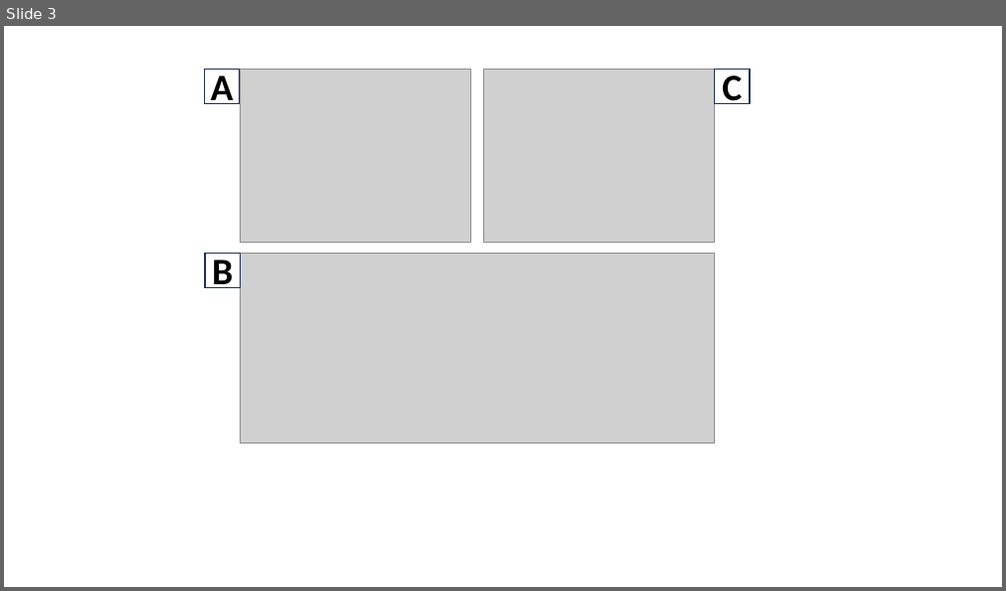
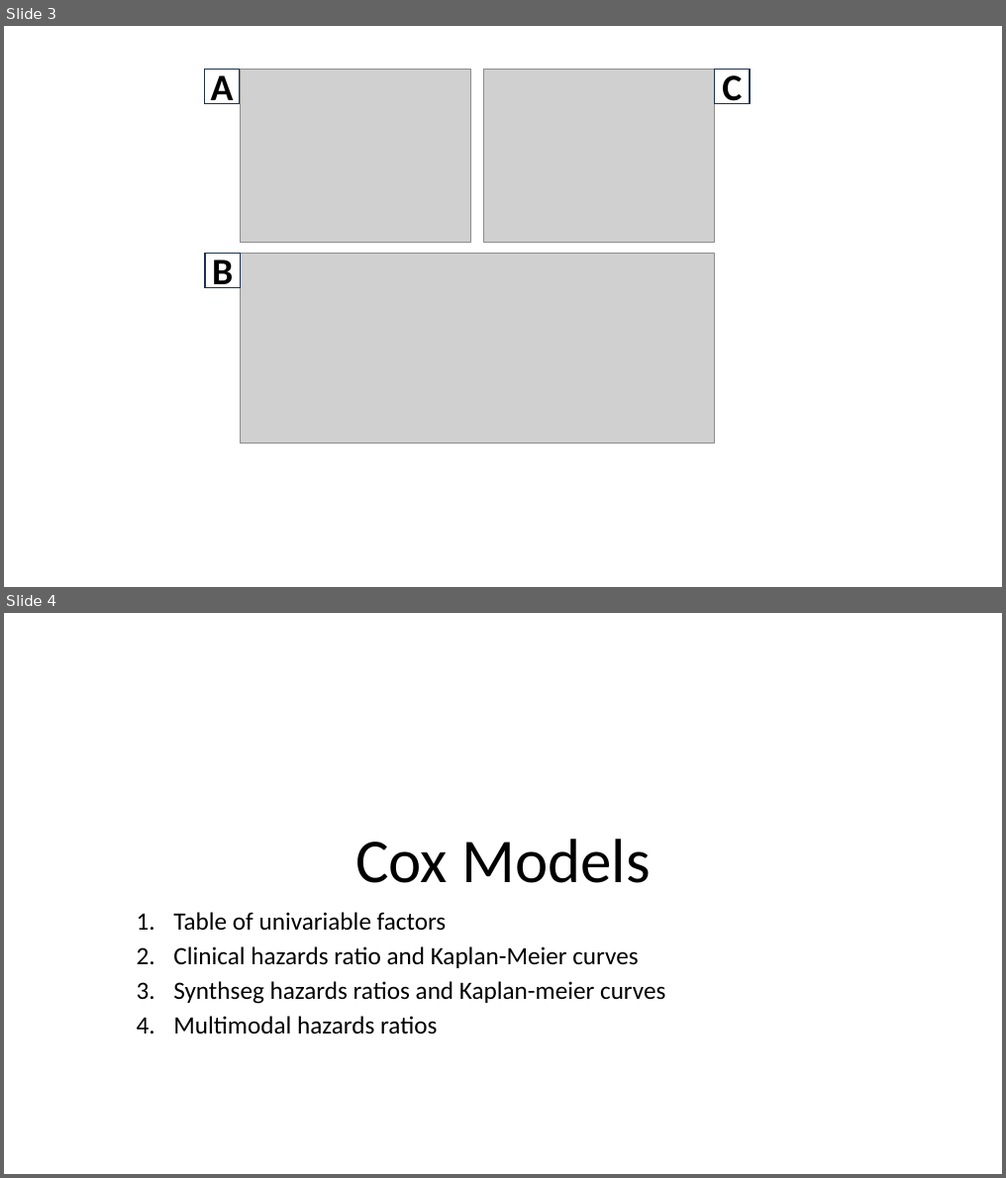
Before and after one commit to florencejt/upgrade-thesis, a slide deck: upgrade figures.pptx. Shown one above the other, each under a label of ours: slide 3 before the commit, slides 3 and 4 after it. The pictures are 1006x591 and 1006x1178 pixels, drawn with LibreOffice and Linux fonts; fonts in the diff are those of the drawing; grey boxes stand for pictures. Boxes give left, top, right and bottom in pixels: in the first picture for what was removed or moved away, otherwise in the second. Text is boxed around its words. In the diff, an @@ line names an element or a change of style, - is before the commit and + after.

```diff
--- a/upgrade figures.pptx
+++ b/upgrade figures.pptx
@@ slide 4 added at box(4, 613, 1002, 1174), background #FFFFFF @@
@@ title added at box(355, 839, 649, 883), 60 pt, text #000000 @@
+Cox Models
@@ subtitle added at box(173, 912, 665, 1035), 24 pt, text #000000 @@
+1. Table of univariable factors
+2. Clinical hazards ratio and Kaplan-Meier curves
+3. Synthseg hazards ratios and Kaplan-meier curves
+4. Multimodal hazards ratios
```
Also in this commit, not shown: 1 other file.
